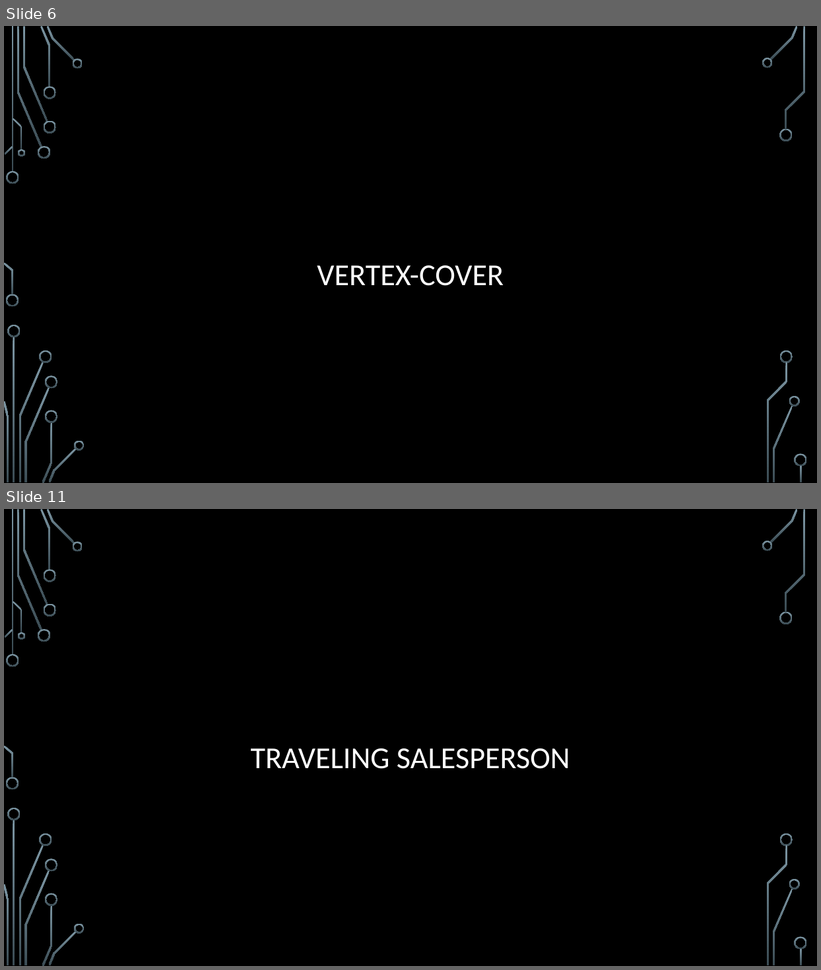
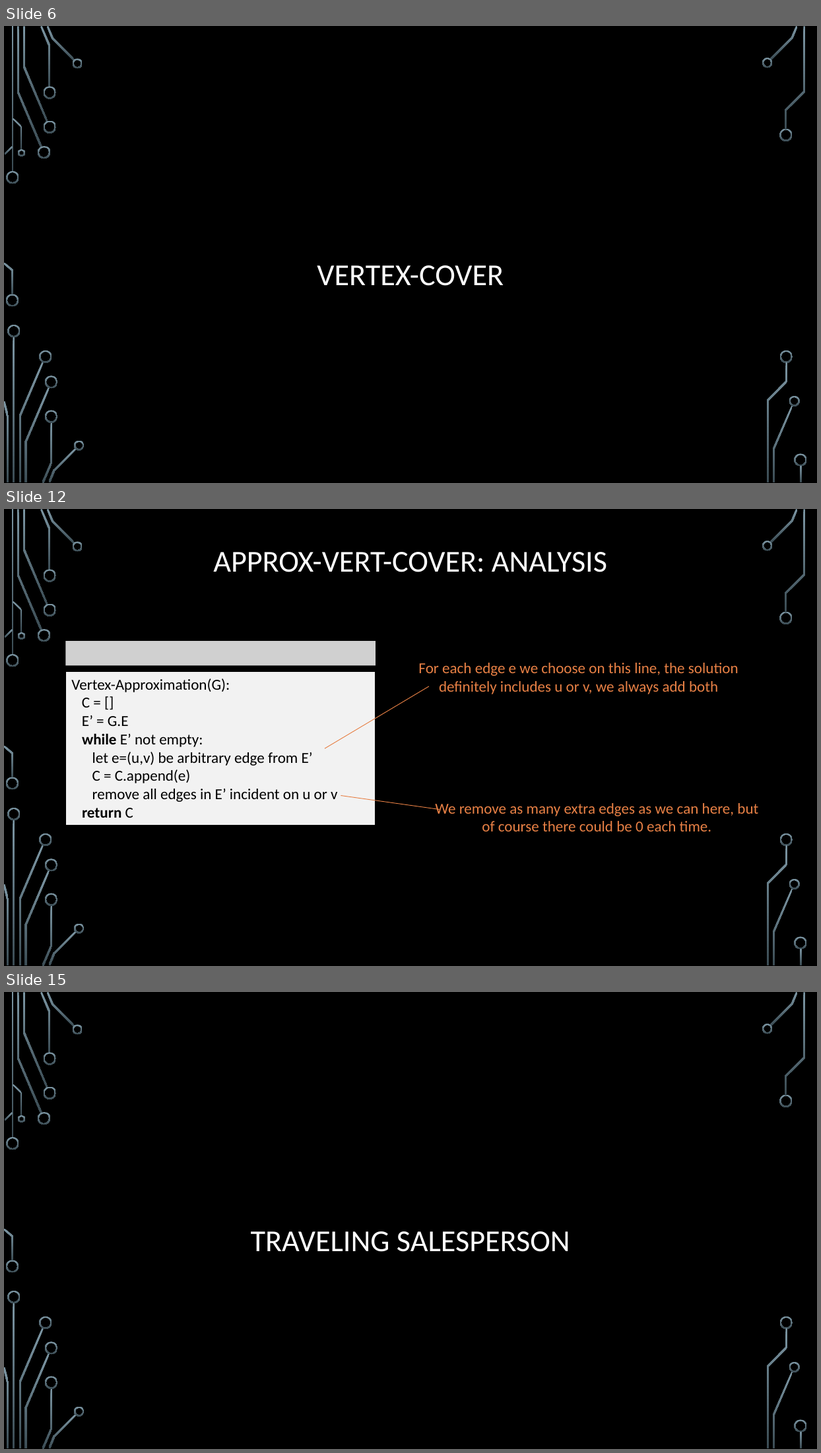
Before and after one commit to janiceeguo/advAlgo, a slide deck: slides/Approx-01-Intro.pptx. Shown one above the other, each under a label of ours: slides 6 and 11 before the commit, slides 6, 12 and 15 after it; the slides between them are not shown. The pictures are 821x970 and 821x1453 pixels, drawn with LibreOffice and Linux fonts; fonts in the diff are those of the drawing; grey boxes stand for pictures; background and template pictures are left out. Boxes give left, top, right and bottom in pixels: in the first picture for what was removed or moved away, otherwise in the second. Text is boxed around its words. In the diff, an @@ line names an element or a change of style, - is before the commit and + after.

```diff
--- a/slides/Approx-01-Intro.pptx
+++ b/slides/Approx-01-Intro.pptx
@@ slide 12 added at [4,509,817,966], background picture (left out); not listed: 36 template elements that a slide beside it also shows @@
@@ title added at [213,552,607,572], 36 pt, text #FFFFFF @@
+APPROX-VERT-COVER: ANALYSIS
@@ picture added at [65,642,376,666] @@
@@ text added at [418,663,739,694], 18 pt, text #E78045 @@
+For each edge e we choose on this line, the solution definitely includes u or v, we always add both
@@ rectangle added at [65,672,376,826], fill #F2F2F2, outline #000000 0.75 pt, 18 pt, text #000000 @@
+Vertex-Approximation(G):
+C = []
+E’ = G.E
+while E’ not empty:
+let e=(u,v) be arbitrary edge from E’
+C = C.append(e)
+remove all edges in E’ incident on u or v
+return C
@@ line added from (429, 687) to (325, 749), #E78045 0.75 pt @@
@@ line added from (440, 810) to (341, 795), #E78045 0.75 pt @@
@@ text added at [435,803,758,832], 18 pt, text #E78045 @@
+We remove as many extra edges as we can here, but of course there could be 0 each time.
@@ what was slide 11 is now slide 15 @@
```
Also in this commit, not shown: 9 other slides added, 6 slides removed, 2 other files.
